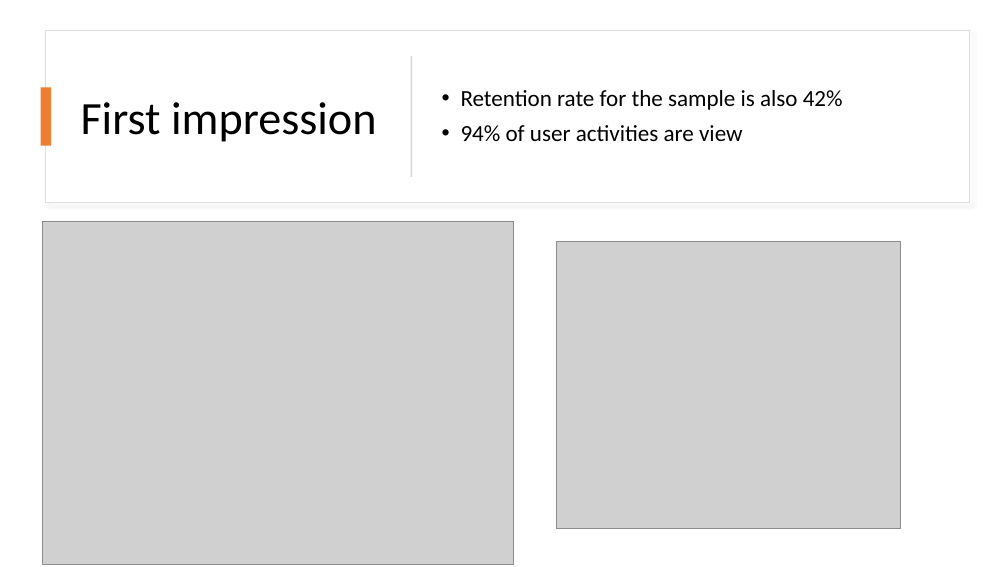
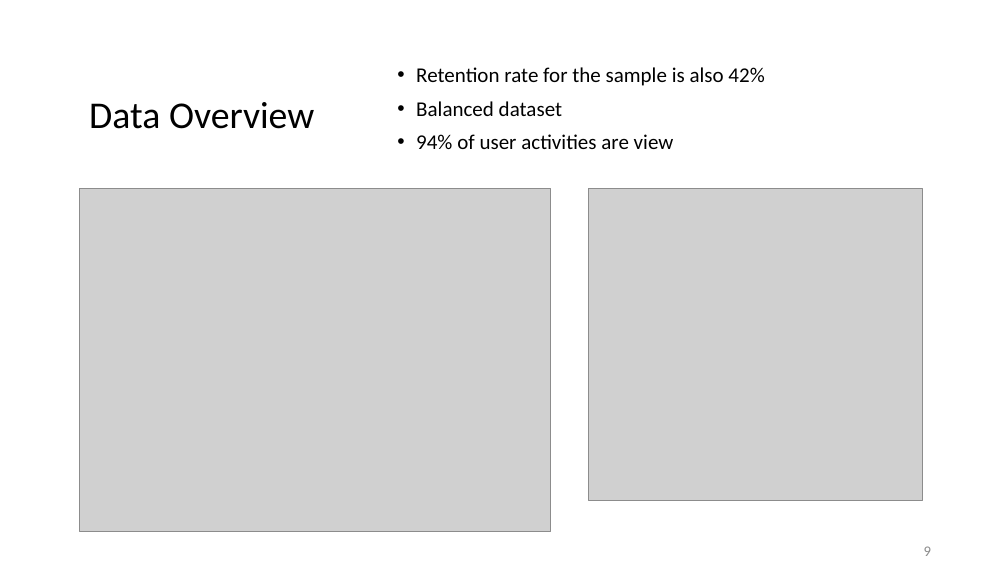
Before and after one commit to yz-joy/user-retention, a slide deck: slide 10 of CustomerRetentionPrediction.pptx (slide 7 before the commit). Drawn at 1008x567 pixels with LibreOffice and Linux fonts; fonts in the diff are those of the drawing; grey boxes stand for pictures. Boxes give left, top, right and bottom in pixels: in the first picture for what was removed or moved away, otherwise in the second. Text is boxed around its words. In the diff, an @@ line names an element or a change of style, - is before the commit and + after.

```diff
--- a/CustomerRetentionPrediction.pptx
+++ b/CustomerRetentionPrediction.pptx
@@ rectangle removed at bbox=[46, 30, 969, 203] @@
@@ text "Retention rate for the sample ...": place and size @@
-text "Retention rate for the sample ..." at bbox=[461, 90, 843, 141]
+text "Retention rate for the sample ..." at bbox=[416, 67, 764, 149]
@@ rectangle removed at bbox=[411, 56, 412, 177] @@
@@ rectangle removed at bbox=[41, 88, 51, 146] @@
@@ text at bbox=[416, 67, 764, 149]: size 22 to 20 pt in "Retention rate for the sample is also ...", "94% of user activities are view" @@
@@ text removed at bbox=[81, 102, 376, 142] @@
-First impression
@@ text added at bbox=[89, 102, 314, 129], 36 pt, text #000000 @@
+Data Overview
@@ text at bbox=[416, 101, 562, 116]: paragraph added @@
+• Balanced dataset
@@ picture: place and size @@
-picture at bbox=[42, 221, 513, 565]
+picture at bbox=[80, 188, 551, 532]
@@ picture: place and size @@
-picture at bbox=[557, 242, 901, 529]
+picture at bbox=[588, 188, 923, 501]
@@ page number added at bbox=[924, 546, 931, 556], 14 pt, text #8C8C8C @@
+9
```
Also in this commit, not shown: 29 other slides changed, 11 slides added, 1 slide removed, 11 other files.
